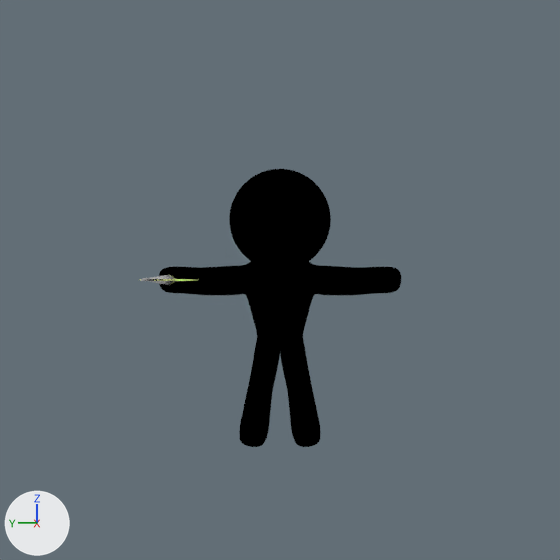
The Blender file Assets/Textures/Player/Ninja.blend: old version first, new version second.
Rendered twice from the file's camera 'Camera'. Arrows for +X, +Y and +Z are at lower left; the lights stay in place.

Objects in the first picture: 'Cube', 'Roundcube.002'.
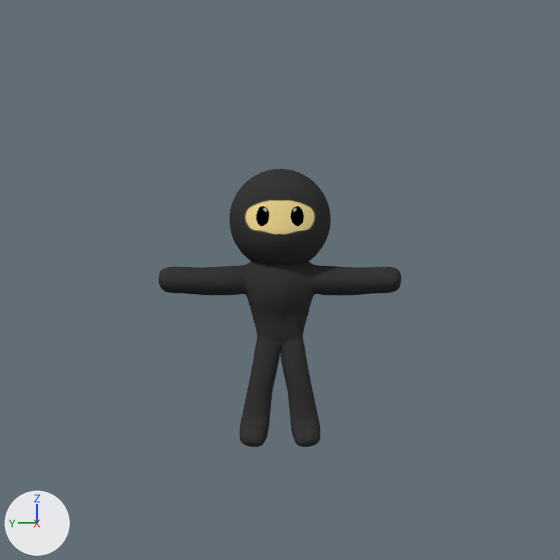
Changed parts and their boxes (x1, y1, x2, y2) in the pictures (560 x 560 px):
```json
{"object": "Roundcube.002", "change": "recoloured", "before": [159, 169, 401, 447], "after": [159, 169, 401, 447]}
{"object": "Cube", "change": "hidden", "before": [141, 275, 193, 285]}
```

The change, as JSON lines over the scene's bpy script:
```json
{"op": "add", "block": "img_ninja", "code": ["img_ninja = load_image('Ninja', 'Ninja.png', 1024, 1024, 'sRGB')"]}
{"op": "add", "block": "mat_ninja", "code": ["mat_ninja = bpy.data.materials.new('Ninja')", "# colours: black #3a3a3a", "# uses the picture img_ninja"]}
{"block": "me_roundcube_002", "where": "me_roundcube_002.from_pydata(...)  # 566 vertices, 564 faces; spans x -0.78..0.84, y -1.97..1.97, z -2.64..1.79"}
{"op": "remove", "block": "me_roundcube_002", "code": "me_roundcube_002.materials.append(mat_material)"}
{"op": "add", "block": "me_roundcube_002", "code": "me_roundcube_002.materials.append(mat_ninja)"}
{"op": "set", "path": "ob_cube.rotation_euler", "old": "(0.0, 0.0, -1.571)", "new": "(0.0, 0.0, 0.0)", "note": "degrees (0, 0, -90) -> degrees (0, 0, 0)"}
{"op": "set", "path": "ob_cube.location", "old": "(-0.24, 1.69, 0.0)", "new": "(0.0, 0.0, 0.0)"}
{"op": "add", "block": "ob_cube", "code": "ob_cube.hide_viewport = True"}
```
